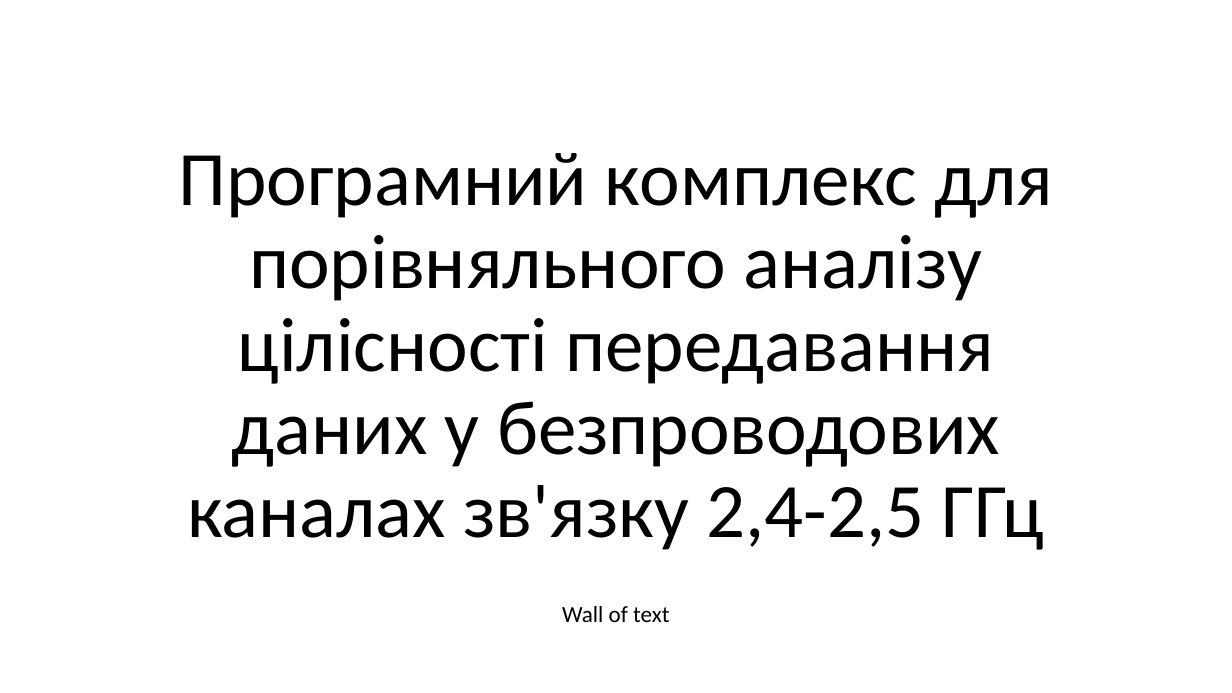
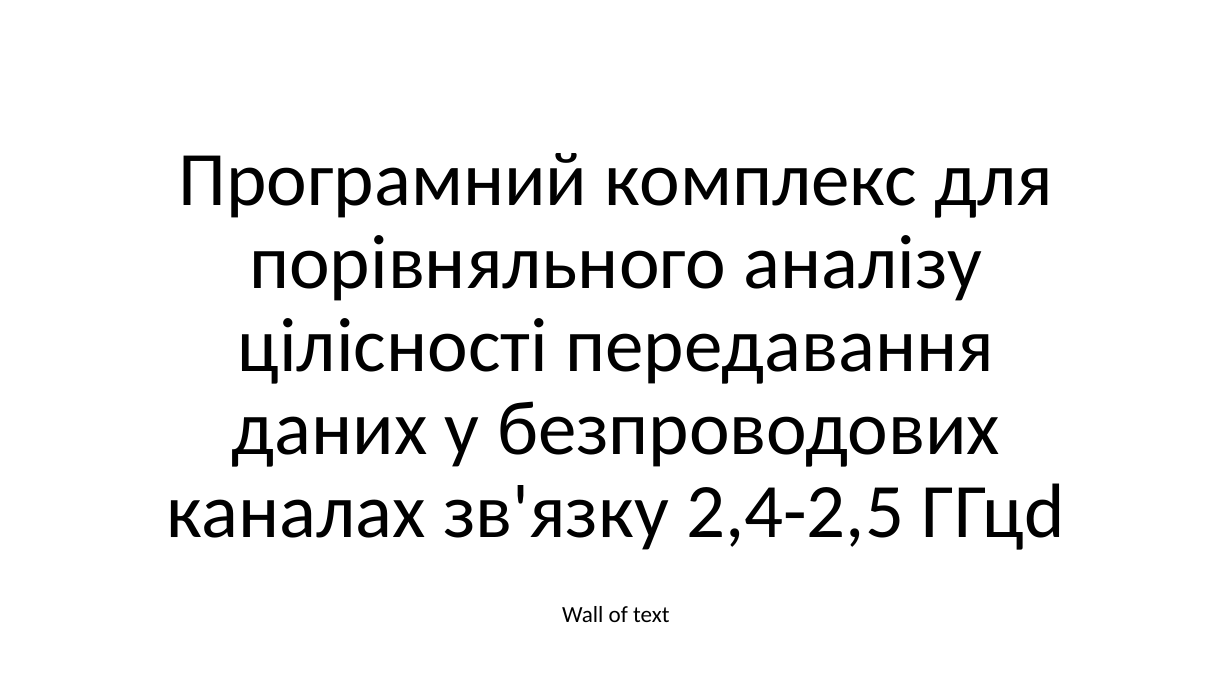
Before and after one commit to RasAlhague/MDRV-Diploma, a slide deck: slide 1 of Presentation.pptx. Drawn at 1232x693 pixels with LibreOffice and Linux fonts; fonts in the diff are those of the drawing. Boxes give left, top, right and bottom in pixels: in the first picture for what was removed or moved away, otherwise in the second. Text is boxed around its words. In the diff, an @@ line names an element or a change of style, - is before the commit and + after.

```diff
--- a/Presentation.pptx
+++ b/Presentation.pptx
@@ title at bbox=[167, 153, 1065, 550]: text changed @@
-Програмний комплекс для порівняльного аналізу цілісності передавання даних у безпроводових каналах зв'язку 2,4-2,5 ГГц
+Програмний комплекс для порівняльного аналізу цілісності передавання даних у безпроводових каналах зв'язку 2,4-2,5 ГГцd
```
Also in this commit, not shown: 2 other slides changed, 1 slide removed, 11 other files.
